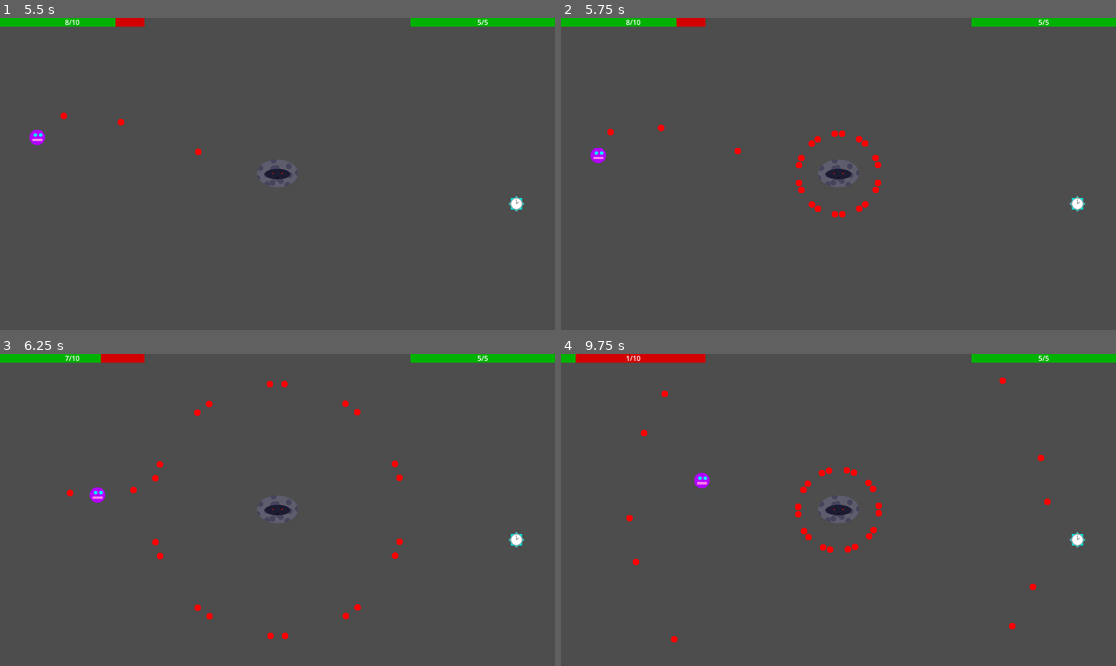
Above: before the commit, frames 1-4 (two rows, left to right).
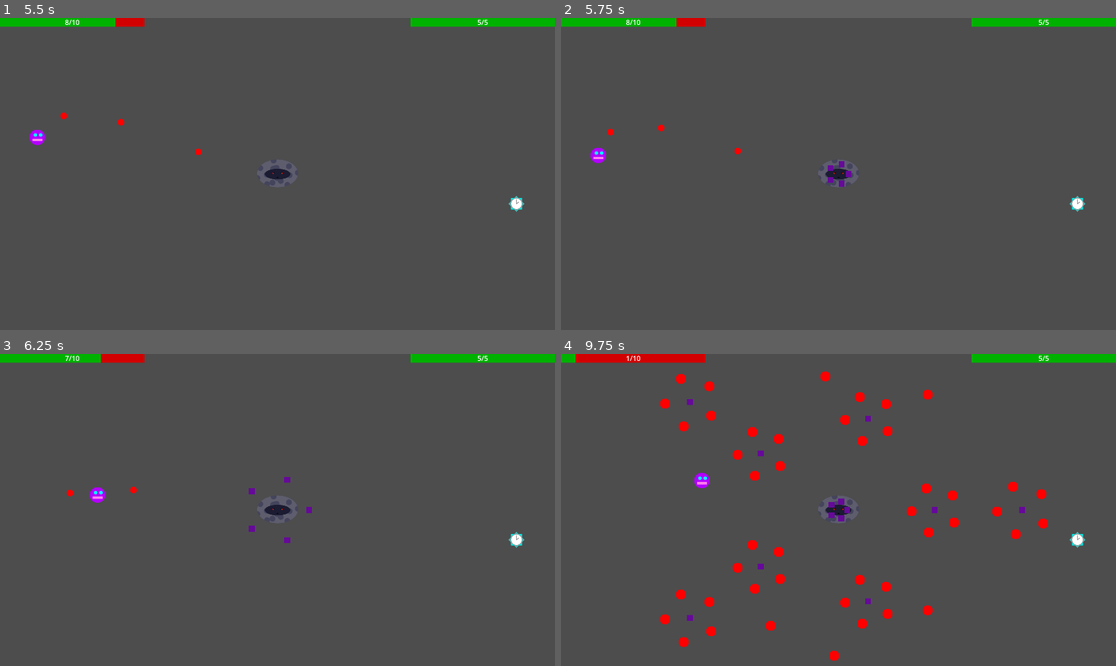
Above: after the commit, the same moments.

Repository: Antoine-Lagache/GameJam_2025
Game: Godot game, scene res://scene/main.tscn
Two runs of this game, one before a commit and one after it. Both use one fixed random seed, a clock stepped at 60 frames per second and the inputs below.
Inputs (mouse positions are in pixels of both pictures, inside the frame that each line leads up to):
- Up to frame 1 (5.5 s): tap Enter at 0.5 s; move the mouse to (399, 158) at 0.52 s; hold Right (right) 0.53-1.28 s; hold Shift 0.53-1.28 s; move the mouse to (166, 189) at 1.27 s; hold Down (down) 1.28-2.03 s; tap Shift at 1.35, 2.85, 4.35 s; move the mouse to (333, 105) at 2.02 s; hold Right (right) 2.03-2.78 s; hold Shift 2.03-2.78 s; move the mouse to (249, 236) at 2.77 s; hold Up (up) 2.78-3.53 s; move the mouse to (444, 220) at 3.52 s; hold Shift 3.53-4.28 s; hold Left (left) 3.53-5.03 s; move the mouse to (111, 127) at 4.27 s; move the mouse to (305, 174) at 5.02 s; hold Down (down) from 5.03 s (still down); hold Shift from 5.03 s (still down)
- Up to frame 2 (5.75 s): keep holding Down (down); keep holding Shift
- Up to frame 3 (6.25 s): move the mouse to (194, 432) at 5.77 s; release Down (down) at 5.78 s; release Shift at 5.78 s; hold Right (right) from 5.78 s (still down); tap Shift at 5.85 s
- Up to frame 4 (9.75 s): move the mouse to (960, 494) at 6.52 s; release Right (right) at 6.53 s; hold Up (up) 6.53-7.28 s; hold Shift 6.53-7.28 s; move the mouse to (727, 525) at 7.27 s; hold Right (right) 7.28-8.03 s; tap Shift at 7.35, 8.85 s; move the mouse to (894, 441) at 8.02 s; hold Down (down) 8.03-8.78 s; hold Shift 8.03-8.78 s; move the mouse to (810, 572) at 8.77 s; hold Left (left) 8.78-9.53 s; move the mouse to (1005, 556) at 9.52 s; hold Up (up) from 9.53 s (still down); hold Shift from 9.53 s (still down)

Frame 1 is identical in both runs. In frame 2, 0.5% of the frame differs, in the area x 42-58%, y 36-64%; in frame 3, 0.6%; in frame 4, 3.2%, in the area x 11-89%, y 5-99%.

Commit message:
added big bullet

Diff:
--- /dev/null
+++ b/gamejame/scene/big_bullet.tscn
@@ -0,0 +1,24 @@
+[gd_scene load_steps=4 format=3 uid="uid://c3ts765lv0ye"]
+
+[ext_resource type="Texture2D" uid="uid://cdtyti8c0mg17" path="res://sprites/big_bullet.png" id="1_1mxqv"]
+[ext_resource type="Script" uid="uid://goiwx282oxoq" path="res://script/big_bullet.gd" id="1_4a4wp"]
+
+[sub_resource type="RectangleShape2D" id="RectangleShape2D_4a4wp"]
+size = Vector2(8, 8)
+
+[node name="big_bullet" type="Node2D"]
+script = ExtResource("1_4a4wp")
+
+[node name="Sprite2D" type="Sprite2D" parent="."]
+texture = ExtResource("1_1mxqv")
+
+[node name="Area2D" type="Area2D" parent="."]
+
+[node name="CollisionShape2D" type="CollisionShape2D" parent="Area2D"]
+shape = SubResource("RectangleShape2D_4a4wp")
+
+[node name="Timer" type="Timer" parent="."]
+wait_time = 2.0
+autostart = true
+
+[connection signal="timeout" from="Timer" to="." method="_on_timer_timeout"]
--- /dev/null
+++ b/gamejame/script/big_bullet.gd
@@ -0,0 +1,48 @@
+extends Node2D
+
+var speed : float = 0.0 # nb pixel / seconde
+var player
+var direction : float = 0.0
+var angular_velocity : float = 0.0
+var homing = false
+var screen = DisplayServer.window_get_size()
+
+var color = Color("Purple")
+@onready var sprite:Sprite2D = $"./Sprite2D"
+
+var bullet = load("res://scene/bullet.tscn")
+
+
+func _ready():
+	player = get_tree().get_nodes_in_group("player")[0]
+	sprite.self_modulate = color
+	scale = Vector2(2, 2)
+	add_to_group("bullet")
+
+
+func _physics_process(delta: float) -> void:
+	if Global.time_speed:
+		var direction_vector = Vector2(cos(direction),sin(direction))
+		global_position += speed*direction_vector*delta*Global.time_speed
+		test_exit_screen()
+
+func test_exit_screen():
+	if (global_position.x < -10 or global_position.x > 10 + screen.x or global_position.y < -10 or global_position.y > 10 + screen.y):
+		queue_free()
+
+func angle_to_player(player):
+	return global_position.angle_to_point(player.position)
+
+func _on_area_2d_body_entered(body: Node2D) -> void:
+	if body.is_in_group("player"):
+		body.loose_pv()
+
+
+func _on_timer_timeout() -> void:
+	for i in range(10):
+		var new_bullet:Node = bullet.instantiate()
+		new_bullet.speed = 400
+		new_bullet.direction =  2 * PI / 5 * (i + 0.5)
+		new_bullet.angular_velocity = - 0.01
+		new_bullet.scale = Vector2(0.75, 0.75)
+		add_child(new_bullet)
--- a/gamejame/script/mechant.gd
+++ b/gamejame/script/mechant.gd
@@ -22,9 +22,9 @@
 func _on_timer_timeout() -> void:
 	# Un peu wacky mais ça combine les deux pattern
 	# pattern.start_pattern(1+(pattern.pattern_id%2))
-	var new_pattern = randi_range(1,4)
+	var new_pattern = randi_range(1,5)
 	while new_pattern == pattern.pattern_id:
-		new_pattern = randi_range(1,4)
+		new_pattern = randi_range(1,5)
 	pattern.start_pattern(new_pattern)
 
 func _on_area_2d_body_entered(body: Node2D) -> void:
--- a/gamejame/script/pattern.gd
+++ b/gamejame/script/pattern.gd
@@ -3,6 +3,8 @@
 @onready var bullet = load("res://scene/bullet.tscn")
 var bullet_limit:int = 200
 var pattern_id:int = 1
+
+@onready var big_bullet = load("res://scene/big_bullet.tscn")
 
 
 func _ready():
@@ -25,7 +27,7 @@
 		4:
 			pattern_4()
 		5:
-			pass
+			pattern_5()
 		6:
 			pass
 		7:
@@ -107,3 +109,16 @@
 			add_child(new_bullet)
 			add_child(bro)
 		await get_tree().create_timer(0.2).timeout
+
+
+
+func pattern_5(): # big bullet that makes bullets
+	await get_tree().create_timer(0.5).timeout # On evite le spawn kill au chgt de pattern
+	while(pattern_id == 5):
+		for i in range(5):
+			var new_bullet:Node = big_bullet.instantiate()
+			new_bullet.speed = 150
+			new_bullet.direction =  2 * PI / 5 * i
+			new_bullet.angular_velocity = 0.01
+			add_child(new_bullet)
+		await get_tree().create_timer(2.0).timeout
Not shown, added: gamejame/script/big_bullet.gd.uid
Binary file added: gamejame/sprites/big_bullet.png
Not shown, added: gamejame/sprites/big_bullet.png.import
